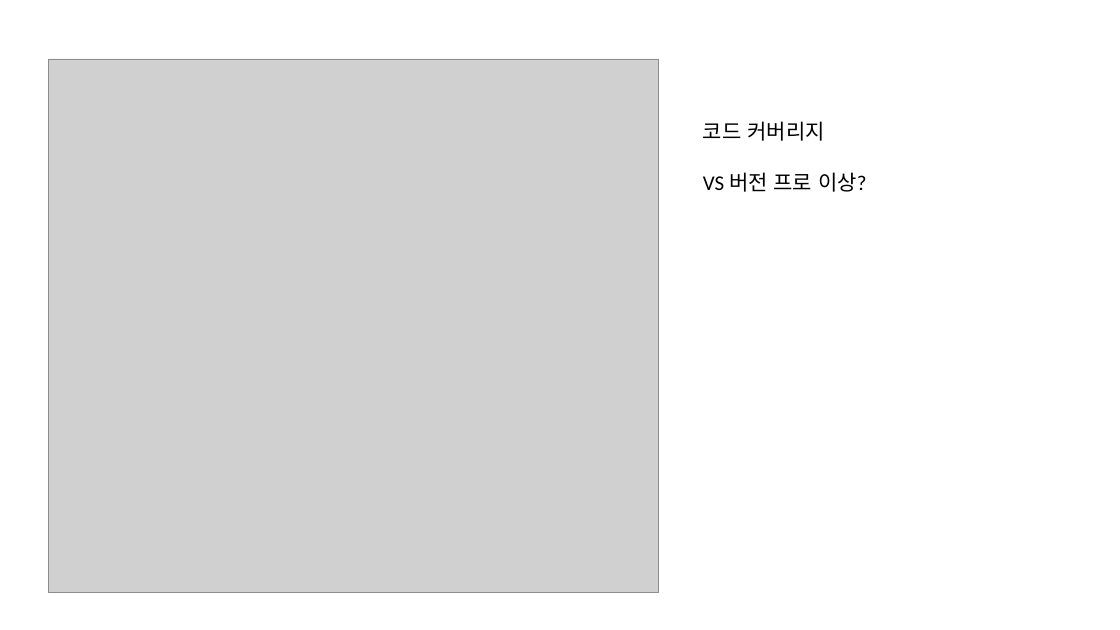
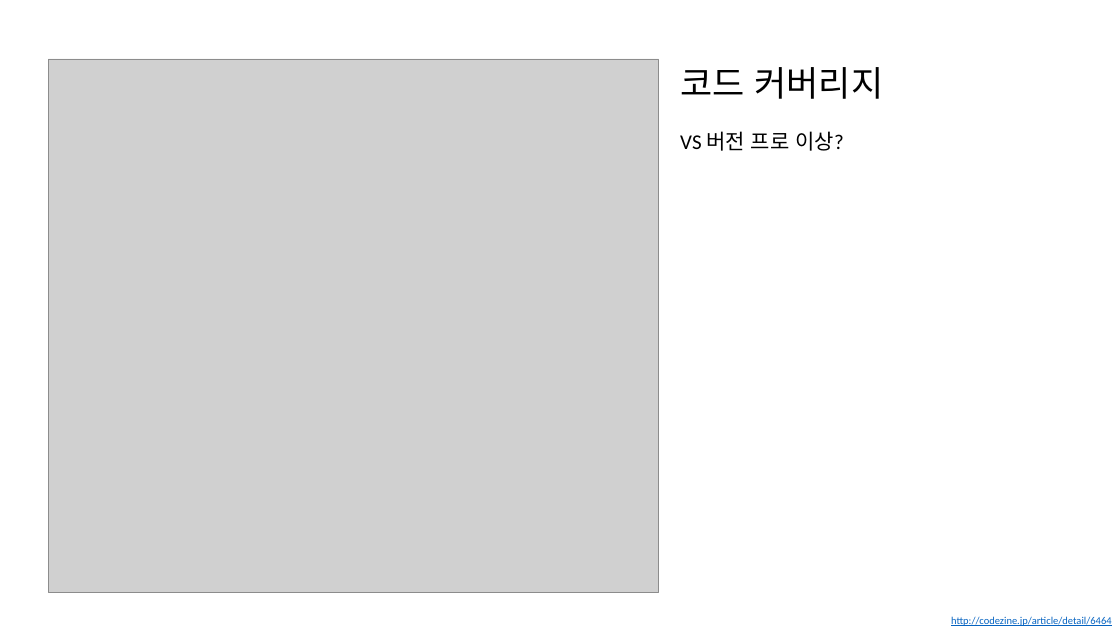
Before and after one commit to jacking75/conf_cpp_korea_2018-08, a slide deck: slide 41 of [C++ Korea 4th Seminar]Visual Cpp에서 유닛 테스트 하기.pptx. Drawn at 1120x630 pixels with LibreOffice and Linux fonts; fonts in the diff are those of the drawing; grey boxes stand for pictures. Boxes give left, top, right and bottom in pixels: in the first picture for what was removed or moved away, otherwise in the second. Text is boxed around its words. In the diff, an @@ line names an element or a change of style, - is before the commit and + after.

```diff
--- a/[C++ Korea 4th Seminar]Visual Cpp에서 유닛 테스트 하기.pptx
+++ b/[C++ Korea 4th Seminar]Visual Cpp에서 유닛 테스트 하기.pptx
@@ text "코드 커버리지 VS 버전 프로 ..." moved from (x1=703, y1=121, x2=866, y2=192) to (x1=680, y1=67, x2=883, y2=151) @@
@@ text "코드 커버리지 VS 버전 프로 ..." at (x1=680, y1=67, x2=883, y2=151): size 36 to 60 pt in "코드 커버리지" @@
@@ text added at (x1=951, y1=616, x2=1111, y2=626), 18 pt, text #0563C1, underline @@
+http://codezine.jp/article/detail/6464
```
Also in this commit, not shown: 10 other slides changed, 4 slides added, 3 slides removed, 2 other files.
